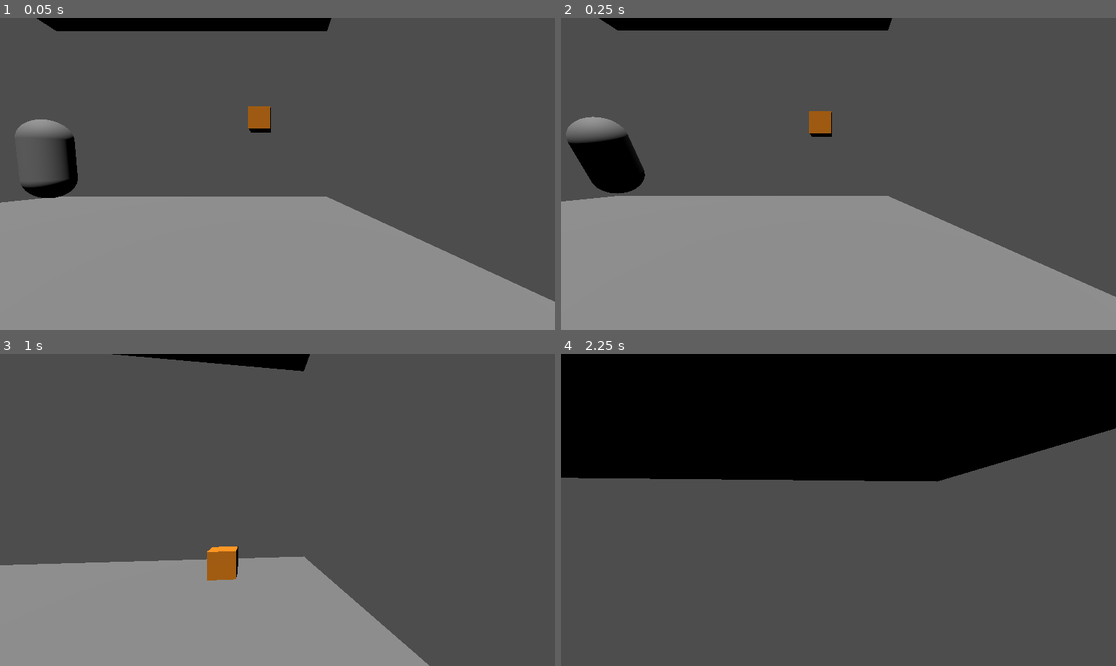
Above: before the commit, frames 1-4 (two rows, left to right).
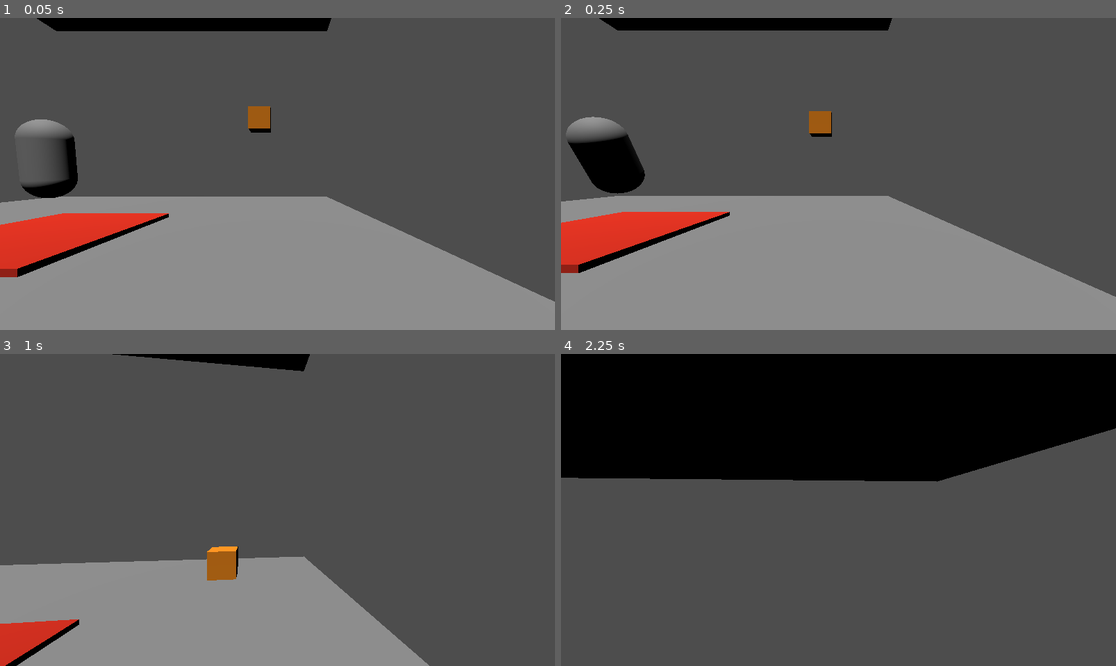
Above: after the commit, the same moments.

Repository: Noob-97/badideasjam
Game: Godot game, scene res://first_level.tscn
Two runs of this game, one before a commit and one after it. Both use one fixed random seed, a clock stepped at 60 frames per second and the inputs below.
Inputs (mouse positions are in pixels of both pictures, inside the frame that each line leads up to):
- Up to frame 1 (0.05 s): no input
- Up to frame 2 (0.25 s): no input
- Up to frame 3 (1 s): move the mouse to (305, 510) at 0.52 s; hold W (forward) from 0.53 s (still down); right-click (305, 510) at 0.6 s; tap Space (jump) at 0.77 s
- Up to frame 4 (2.25 s): keep holding W (forward); move the mouse to (810, 510) at 1.27 s; tap E (grab) at 1.35 s; tap Space (jump) at 1.52 s; move the mouse to (849, 503) at 2.02 s; hold Shift (retain_gravity) from 2.03 s (still down)

The runs differ from the first frame. In frame 1, 3.4% of the frame differs, in the area x 0-31%, y 62-84%; in frame 2, 3.3%; in frame 3, 1.3%; in frame 4, nothing differs.

Commit message:
ActivationButtons, ConditionDoors & DamageFloors

Diff:
--- /dev/null
+++ b/Scripts/ActivationButton.gd
@@ -0,0 +1,18 @@
+extends Area3D
+class_name ActivationButton
+
+signal ConditionUpdated(value)
+@export var condition : bool
+
+func _ready() -> void:
+	body_entered.connect(CHECK_BODIES)
+	body_exited.connect(CHECK_BODIES)
+
+func CHECK_BODIES(body):
+	var bodies = get_overlapping_bodies()
+	var found := false
+	for i in bodies:
+		if i is RBBox or i is Player:
+			found = true
+	condition = found
+	ConditionUpdated.emit(condition)
--- /dev/null
+++ b/Scripts/Components/ConditionDoor.gd
@@ -0,0 +1,22 @@
+extends Node3D
+
+@export var Conditions: Array[bool]
+@export var Triggers: Array[ActivationButton]
+@export var AnimationController: AnimationPlayer
+var opened := false
+
+func _ready() -> void:
+	for i in Triggers.size():
+		Triggers[i].ConditionUpdated.connect(UpdateCondition.bind(i))
+
+func UpdateCondition(value, index):
+	Conditions[index] = value
+	CHECK_CONDITIONS()
+
+func CHECK_CONDITIONS():
+	if Conditions.find(false) == -1 and not opened:
+		AnimationController.play("opening", -1, 1, false)
+		opened = true
+	elif Conditions.find(false) != -1 and opened:
+		AnimationController.play("opening", -1, -1, true)
+		opened = false
--- a/Scripts/Components/Player.gd
+++ b/Scripts/Components/Player.gd
@@ -81,6 +81,10 @@
 	if jump_buffer:
 		char_component.jump(prev_delta)
 		jump_buffer = false
+func dying_behaviour() -> void:
+	print("Player Died. Restarting current scene.")
+	get_tree().call_deferred("reload_current_scene")
 func _ready() -> void:
 	Input.mouse_mode = Input.MOUSE_MODE_CAPTURED
 	char_component.touched_ground.connect(_on_touched_ground)
+	char_component.died.connect(dying_behaviour)
--- /dev/null
+++ b/Scripts/DamageFloor.gd
@@ -0,0 +1,10 @@
+extends Area3D
+
+@export var DamagePerHit := 100.0
+
+func _ready() -> void:
+	body_entered.connect(DamagePlayer)
+
+func DamagePlayer(body):
+	if body is Player:
+		body.char_component.damage(DamagePerHit)
--- a/first_level.tscn
+++ b/first_level.tscn
@@ -3,6 +3,9 @@
 [ext_resource type="PackedScene" uid="uid://bi5nw562aceo6" path="res://player.tscn" id="1_5puvx"]
 [ext_resource type="Script" uid="uid://5jxlp4s0y0k0" path="res://Scripts/rotate.gd" id="1_fnyhn"]
 [ext_resource type="Script" uid="uid://wt73dsylltvo" path="res://Scripts/RBBox.gd" id="3_7m365"]
+[ext_resource type="Script" uid="uid://d0lb214s4ttl6" path="res://Scripts/ActivationButton.gd" id="4_5nl2g"]
+[ext_resource type="Script" uid="uid://mte2hm8cbcje" path="res://Scripts/Components/ConditionDoor.gd" id="5_mne6x"]
+[ext_resource type="Script" uid="uid://c7tv2ra4vonos" path="res://Scripts/DamageFloor.gd" id="6_j4ciw"]
 
 [sub_resource type="PlaneMesh" id="PlaneMesh_ccbq8"]
 
@@ -20,6 +23,95 @@
 
 [sub_resource type="BoxMesh" id="BoxMesh_5nl2g"]
 material = SubResource("StandardMaterial3D_7m365")
+
+[sub_resource type="StandardMaterial3D" id="StandardMaterial3D_mne6x"]
+albedo_color = Color(0.9927681, 0, 0.28342298, 1)
+
+[sub_resource type="BoxMesh" id="BoxMesh_j4ciw"]
+material = SubResource("StandardMaterial3D_mne6x")
+
+[sub_resource type="BoxShape3D" id="BoxShape3D_5jff8"]
+
+[sub_resource type="BoxShape3D" id="BoxShape3D_ehg42"]
+size = Vector3(1, 2.3408203, 1)
+
+[sub_resource type="StandardMaterial3D" id="StandardMaterial3D_5nl2g"]
+albedo_color = Color(0.82280815, 0.0019487179, 0.9805502, 1)
+
+[sub_resource type="BoxMesh" id="BoxMesh_mne6x"]
+material = SubResource("StandardMaterial3D_5nl2g")
+
+[sub_resource type="BoxShape3D" id="BoxShape3D_j4ciw"]
+
+[sub_resource type="Animation" id="Animation_5jff8"]
+length = 0.001
+tracks/0/type = "value"
+tracks/0/imported = false
+tracks/0/enabled = true
+tracks/0/path = NodePath("door1:position")
+tracks/0/interp = 1
+tracks/0/loop_wrap = true
+tracks/0/keys = {
+"times": PackedFloat32Array(0),
+"transitions": PackedFloat32Array(1),
+"update": 0,
+"values": [Vector3(-7.3657155, 1.4649811, 0)]
+}
+tracks/1/type = "value"
+tracks/1/imported = false
+tracks/1/enabled = true
+tracks/1/path = NodePath("door2:position")
+tracks/1/interp = 1
+tracks/1/loop_wrap = true
+tracks/1/keys = {
+"times": PackedFloat32Array(0),
+"transitions": PackedFloat32Array(1),
+"update": 0,
+"values": [Vector3(-7.3657155, 1.4649811, -1.4862816)]
+}
+
+[sub_resource type="Animation" id="Animation_ehg42"]
+resource_name = "opening"
+length = 0.33333334
+tracks/0/type = "value"
+tracks/0/imported = false
+tracks/0/enabled = true
+tracks/0/path = NodePath("door1:position")
+tracks/0/interp = 1
+tracks/0/loop_wrap = true
+tracks/0/keys = {
+"times": PackedFloat32Array(0, 0.3),
+"transitions": PackedFloat32Array(1, 1),
+"update": 0,
+"values": [Vector3(-7.3657155, 1.4649811, 0), Vector3(-7.366, 1.465, 1)]
+}
+tracks/1/type = "value"
+tracks/1/imported = false
+tracks/1/enabled = true
+tracks/1/path = NodePath("door2:position")
+tracks/1/interp = 1
+tracks/1/loop_wrap = true
+tracks/1/keys = {
+"times": PackedFloat32Array(0, 0.3),
+"transitions": PackedFloat32Array(1, 1),
+"update": 0,
+"values": [Vector3(-7.3657155, 1.4649811, -1.4862816), Vector3(-7.366, 1.465, -2.229)]
+}
+
+[sub_resource type="AnimationLibrary" id="AnimationLibrary_rfkqk"]
+_data = {
+&"RESET": SubResource("Animation_5jff8"),
+&"opening": SubResource("Animation_ehg42")
+}
+
+[sub_resource type="StandardMaterial3D" id="StandardMaterial3D_j4ciw"]
+albedo_color = Color(0.79731816, 0.13092327, 9.62615e-08, 1)
+
+[sub_resource type="BoxMesh" id="BoxMesh_5jff8"]
+material = SubResource("StandardMaterial3D_j4ciw")
+
+[sub_resource type="BoxShape3D" id="BoxShape3D_rfkqk"]
+size = Vector3(3.88385, 0.40628052, 4.3094482)
 
 [node name="Node3D" type="Node3D" unique_id=1201078613]
 
@@ -68,3 +160,67 @@
 
 [node name="MeshInstance3D" type="MeshInstance3D" parent="RBBox/RigidBody3D" unique_id=346267904]
 mesh = SubResource("BoxMesh_5nl2g")
+
+[node name="ActivationButton" type="Node3D" parent="." unique_id=1425391545]
+transform = Transform3D(2.9758344, 0, 0, 0, 0.24770683, 0, 0, 0, 2.962863, 0, 0.12039828, 5.170456)
+
+[node name="MeshInstance3D" type="MeshInstance3D" parent="ActivationButton" unique_id=1294455283]
+mesh = SubResource("BoxMesh_j4ciw")
+
+[node name="StaticBody3D" type="StaticBody3D" parent="ActivationButton" unique_id=1999788829]
+
+[node name="CollisionShape3D" type="CollisionShape3D" parent="ActivationButton/StaticBody3D" unique_id=1715923011]
+shape = SubResource("BoxShape3D_5jff8")
+
+[node name="Area3D" type="Area3D" parent="ActivationButton" unique_id=952696901]
+script = ExtResource("4_5nl2g")
+
+[node name="CollisionShape3D" type="CollisionShape3D" parent="ActivationButton/Area3D" unique_id=1636974339]
+transform = Transform3D(1, 0, 0, 0, 1.0000033, 0, 0, 0, 1, 0, 0.67041016, 0)
+shape = SubResource("BoxShape3D_ehg42")
+
+[node name="ConditionDoor" type="Node3D" parent="." unique_id=1259393883 node_paths=PackedStringArray("Triggers", "AnimationController")]
+script = ExtResource("5_mne6x")
+Conditions = Array[bool]([false])
+Triggers = [NodePath("../ActivationButton/Area3D")]
+AnimationController = NodePath("ToggleOpening")
+
+[node name="door1" type="MeshInstance3D" parent="ConditionDoor" unique_id=1742920027]
+transform = Transform3D(0.2638448, 0, 0, 0, 2.9815469, 0, 0, 0, 1.4468346, -7.3657155, 1.4649811, 0)
+mesh = SubResource("BoxMesh_mne6x")
+
+[node name="StaticBody3D" type="StaticBody3D" parent="ConditionDoor/door1" unique_id=555001561]
+
+[node name="CollisionShape3D" type="CollisionShape3D" parent="ConditionDoor/door1/StaticBody3D" unique_id=1821191907]
+shape = SubResource("BoxShape3D_j4ciw")
+
+[node name="door2" type="MeshInstance3D" parent="ConditionDoor" unique_id=789490331]
+transform = Transform3D(0.2638448, 0, 0, 0, 2.9815469, 0, 0, 0, 1.4468346, -7.3657155, 1.4649811, -1.4862816)
+mesh = SubResource("BoxMesh_mne6x")
+
+[node name="StaticBody3D" type="StaticBody3D" parent="ConditionDoor/door2" unique_id=1908139647]
+
+[node name="CollisionShape3D" type="CollisionShape3D" parent="ConditionDoor/door2/StaticBody3D" unique_id=278254099]
+shape = SubResource("BoxShape3D_j4ciw")
+
+[node name="ToggleOpening" type="AnimationPlayer" parent="ConditionDoor" unique_id=1090999886]
+libraries/ = SubResource("AnimationLibrary_rfkqk")
+
+[node name="DamageFloor" type="Node3D" parent="." unique_id=2112255696]
+
+[node name="MeshInstance3D" type="MeshInstance3D" parent="DamageFloor" unique_id=379697086]
+transform = Transform3D(3.8741288, 0, 0, 0, 0.25672984, 0, 0, 0, 4.281932, 0, 0, 0)
+mesh = SubResource("BoxMesh_5jff8")
+
+[node name="StaticBody3D" type="StaticBody3D" parent="DamageFloor" unique_id=614684785]
+
+[node name="CollisionShape3D" type="CollisionShape3D" parent="DamageFloor/StaticBody3D" unique_id=939594298]
+transform = Transform3D(1, 0, 0, 0, 1, 0, 0, 0, 1, 0, -0.0074768066, 0)
+shape = SubResource("BoxShape3D_rfkqk")
+
+[node name="Area3D" type="Area3D" parent="DamageFloor" unique_id=1254396815]
+script = ExtResource("6_j4ciw")
+
+[node name="CollisionShape3D" type="CollisionShape3D" parent="DamageFloor/Area3D" unique_id=711076367]
+transform = Transform3D(1, 0, 0, 0, 1, 0, 0, 0, 1, 0, 0.066604614, 0)
+shape = SubResource("BoxShape3D_rfkqk")
Not shown, added: Scripts/ActivationButton.gd.uid
Not shown, added: Scripts/Components/ConditionDoor.gd.uid
Not shown, added: Scripts/DamageFloor.gd.uid
